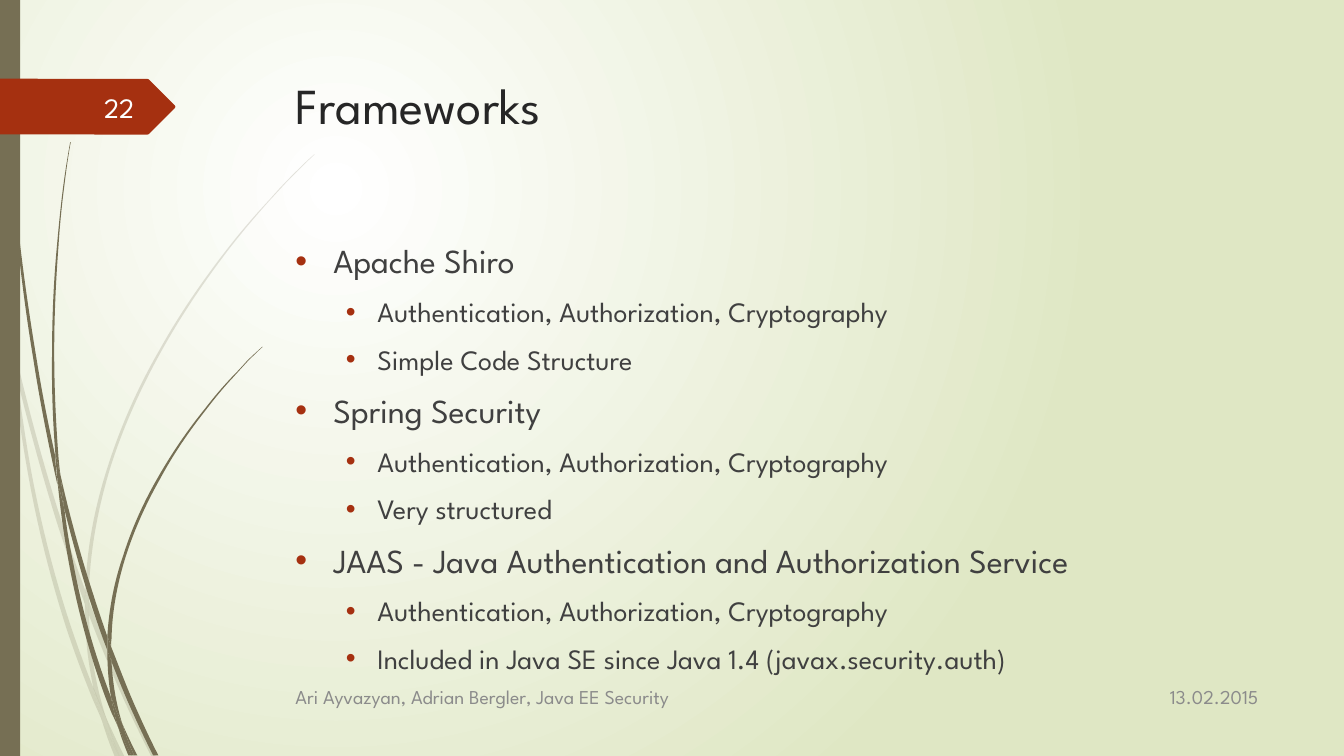
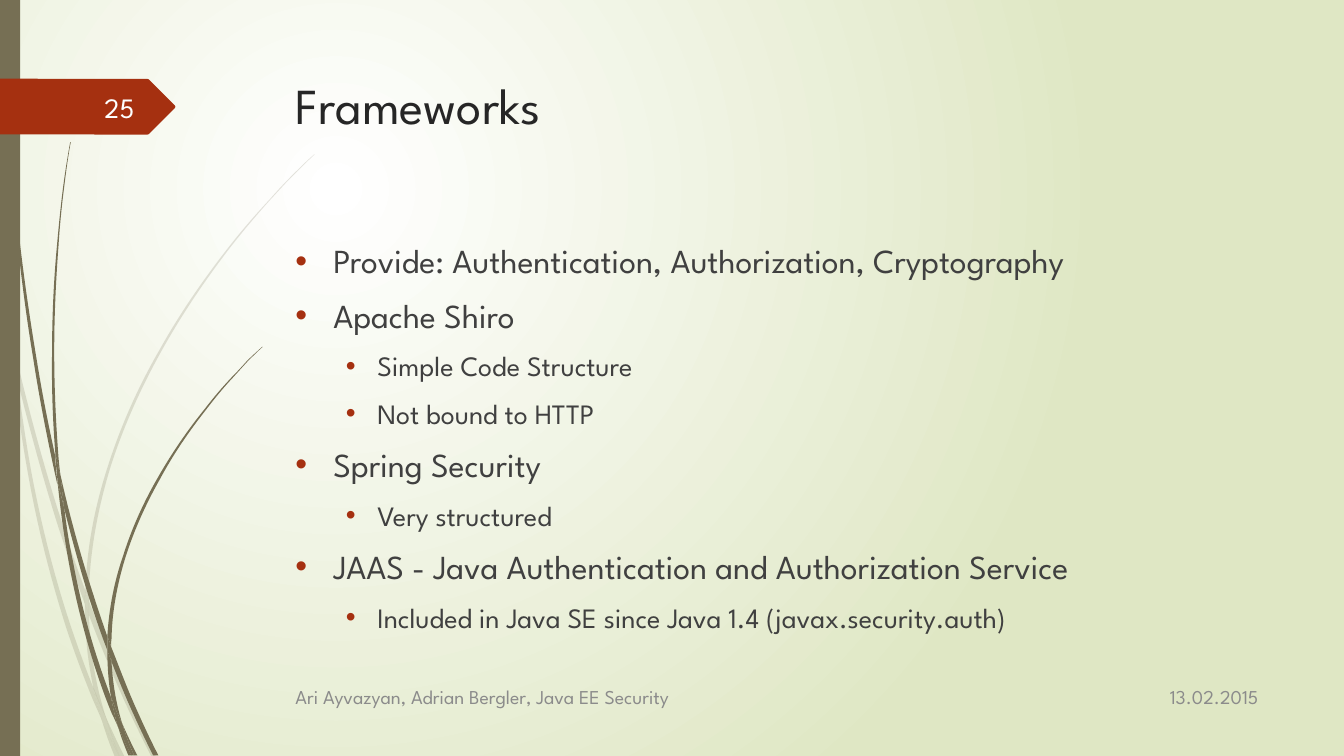
Before and after one commit to aayvazyan-tgm/JavaEESecurityExample, a slide deck: slide 25 of doc/Java EE - Security.pptx (slide 22 before the commit). Drawn at 1344x756 pixels with LibreOffice and Linux fonts; fonts in the diff are those of the drawing. Boxes give left, top, right and bottom in pixels: in the first picture for what was removed or moved away, otherwise in the second. Text is boxed around its words. In the diff, an @@ line names an element or a change of style, - is before the commit and + after.

Commit message:
added framework, container & more information

```diff
--- a/doc/Java EE - Security.pptx
+++ b/doc/Java EE - Security.pptx
@@ page number at [104, 99, 134, 119]: text changed @@
-22
+25
@@ text at [333, 250, 1064, 281]: paragraph added @@
+  • Provide: Authentication, Authorization, Cryptography
@@ text at [377, 302, 887, 328]: paragraph removed @@
-  • Authentication, Authorization, Cryptography
@@ text at [377, 404, 594, 425]: paragraph added @@
+  • Not bound to HTTP
@@ text at [377, 452, 887, 478]: paragraph removed @@
-  • Authentication, Authorization, Cryptography
@@ text at [377, 601, 887, 627]: paragraph removed @@
-  • Authentication, Authorization, Cryptography
```
Also in this commit, not shown: 4 other slides changed, 3 slides added.
